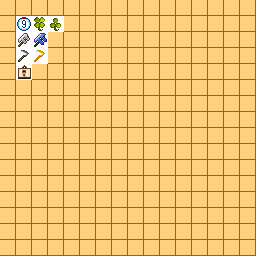
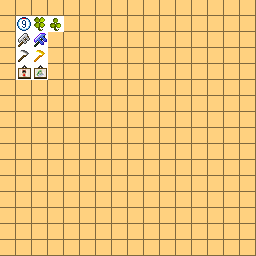
Comparing the layer stacks of the two w=256, h=256 images. Changes:
added layer "图层 7" above "图层 5 副本" over [36, 69, 46, 77]
added layer "图层 5 副本" above "图层 5" over [34, 65, 47, 79]
painted on "图层 1 副本 30" over [32, 64, 48, 80]
